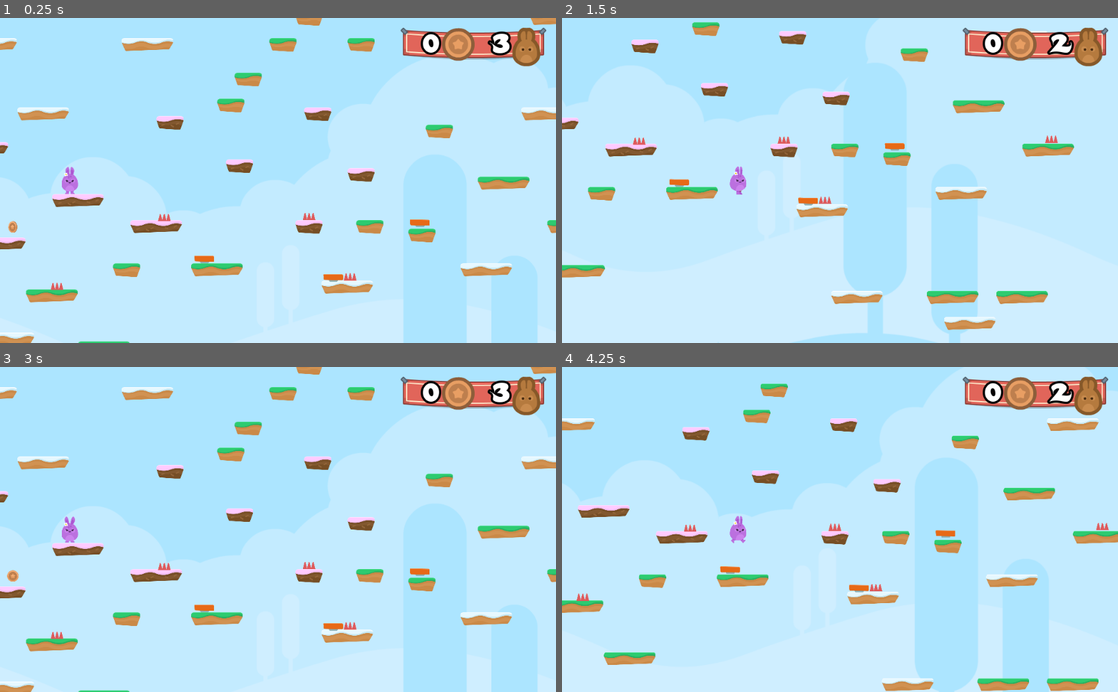
Above: before the commit, frames 1-4 (two rows, left to right).
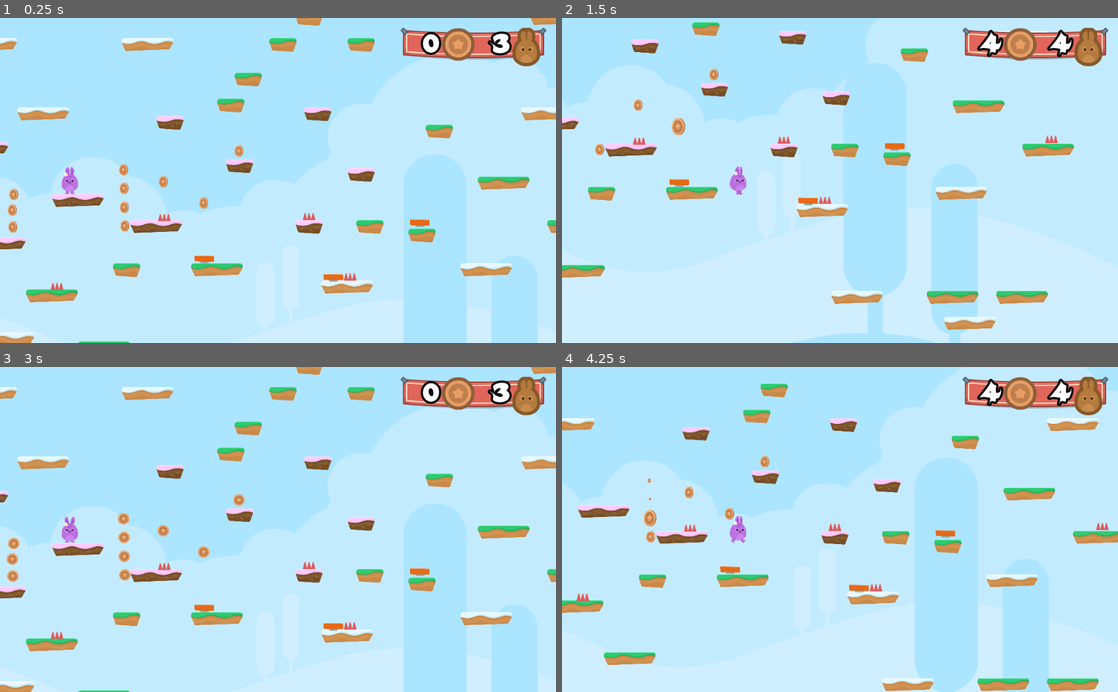
Above: after the commit, the same moments.

Repository: sandoche/Godot-learning-udemy
Game: Godot game, scene res://Levels/Level1.tscn
Same seed, same stepped clock (60 frames per second), same inputs: the game is played once before the commit and once after it.
Inputs (mouse positions are in pixels of both pictures, inside the frame that each line leads up to):
- Up to frame 1 (0.25 s): no input
- Up to frame 2 (1.5 s): hold D (right) from 0.53 s (still down); tap Z (jump) at 0.77 s
- Up to frame 3 (3 s): tap Z (jump) at 1.52 s; release D (right) at 2.03 s; hold Q (left) 2.03-2.75 s; click (189, 575) at 2.75 s
- Up to frame 4 (4.25 s): hold D (right) from 3.53 s (still down); tap Z (jump) at 3.77 s

The runs differ from the first frame. In frame 1, 0.4% of the frame differs, in the area x 1-44%, y 39-66%; in frame 2, 0.6%; in frame 3, 0.6%; in frame 4, 0.7%, in the area x 14-93%, y 3-55%.

Commit message:
:sparkles: Coins are functionnal

Diff:
--- a/HoppyDays/GUI/GUI.gd
+++ b/HoppyDays/GUI/GUI.gd
@@ -1,7 +1,5 @@
 extends CanvasLayer
 
-func update_lives(lives_left):
+func update_GUI(lives_left, coins):
 	$Control/TextureRect/HBoxContainer/LifeCount.text = str(lives_left)
-
-func update_coins(coins):
 	$Control/TextureRect/HBoxContainer/CoinCount.text = str(coins)
--- a/HoppyDays/Items/Coin.gd
+++ b/HoppyDays/Items/Coin.gd
@@ -1,9 +1,13 @@
 extends Node2D
 
+var taken = false
+
 func _on_Area2D_body_entered(body):
-	$AnimationPlayer.play("die")
-	$AudioStreamPlayer.play()
-	get_tree().call_group("Gamestate", "coin_up")
+	if not taken:
+		taken = true
+		$AnimationPlayer.play("die")
+		$AudioStreamPlayer.play()
+		get_tree().call_group("Gamestate", "coin_up")
 
 func die():
 	queue_free()
--- a/HoppyDays/Levels/Level1.tscn
+++ b/HoppyDays/Levels/Level1.tscn
@@ -37,6 +37,33 @@
 [node name="Coin" parent="Coins" instance=ExtResource( 8 )]
 position = Vector2( 94.75, 690.75 )
 
+[node name="Coin2" parent="Coins" instance=ExtResource( 8 )]
+position = Vector2( 910.337, 267.606 )
+
+[node name="Coin3" parent="Coins" instance=ExtResource( 8 )]
+position = Vector2( 914.342, 405.094 )
+
+[node name="Coin4" parent="Coins" instance=ExtResource( 8 )]
+position = Vector2( 1760.63, 128.782 )
+
+[node name="Coin5" parent="Coins" instance=ExtResource( 8 )]
+position = Vector2( 915.677, 545.253 )
+
+[node name="Coin6" parent="Coins" instance=ExtResource( 8 )]
+position = Vector2( 919.681, 682.741 )
+
+[node name="Coin7" parent="Coins" instance=ExtResource( 8 )]
+position = Vector2( 90.7455, 565.275 )
+
+[node name="Coin8" parent="Coins" instance=ExtResource( 8 )]
+position = Vector2( 101.424, 450.479 )
+
+[node name="Coin9" parent="Coins" instance=ExtResource( 8 )]
+position = Vector2( 1202.67, 355.705 )
+
+[node name="Coin10" parent="Coins" instance=ExtResource( 8 )]
+position = Vector2( 1500.34, 513.216 )
+
 [node name="Hazards" type="Node" parent="."]
 
 [node name="SpikeTop" parent="Hazards" instance=ExtResource( 3 )]
--- a/HoppyDays/State/GameState.gd
+++ b/HoppyDays/State/GameState.gd
@@ -2,6 +2,7 @@
 
 var lives = 3
 var coins = 0
+const target_number_of_coins = 2
 
 func _ready():
 	add_to_group("Gamestate")
@@ -16,10 +17,17 @@
 
 func coin_up():
 	coins += 1
-	get_tree().call_group("GUI", "update_coins", coins)
+	update_GUI()
+	var multiple_of_coins = (coins % target_number_of_coins) == 0
+	if multiple_of_coins:
+		life_up()
+
+func life_up():
+	lives += 1
+	update_GUI()
 
 func update_GUI():
-	get_tree().call_group("GUI", "update_lives", lives)
+	get_tree().call_group("GUI", "update_GUI", lives, coins)
 
 func end_game():
 	get_tree().change_scene("res://Scenes/GameOver.tscn")
